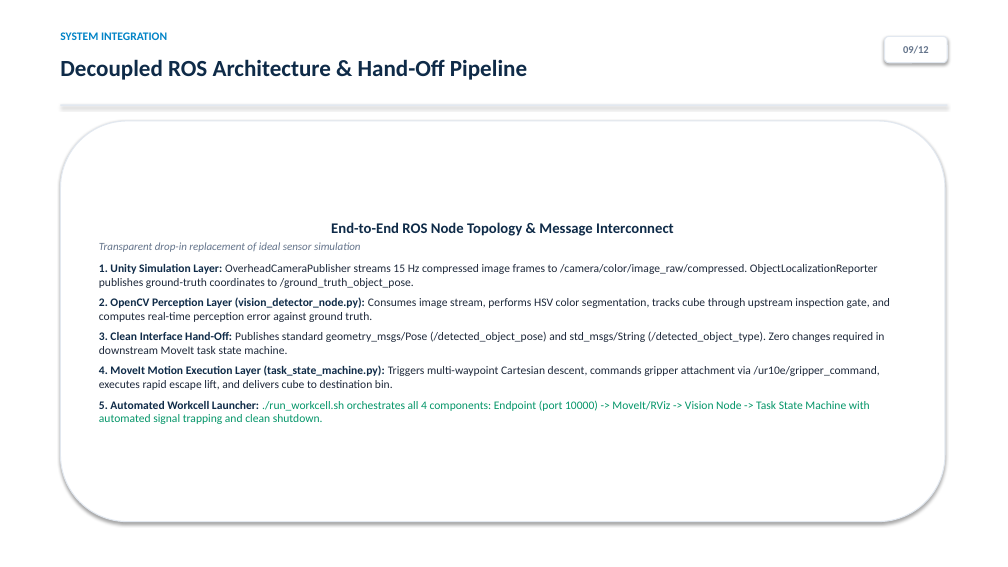
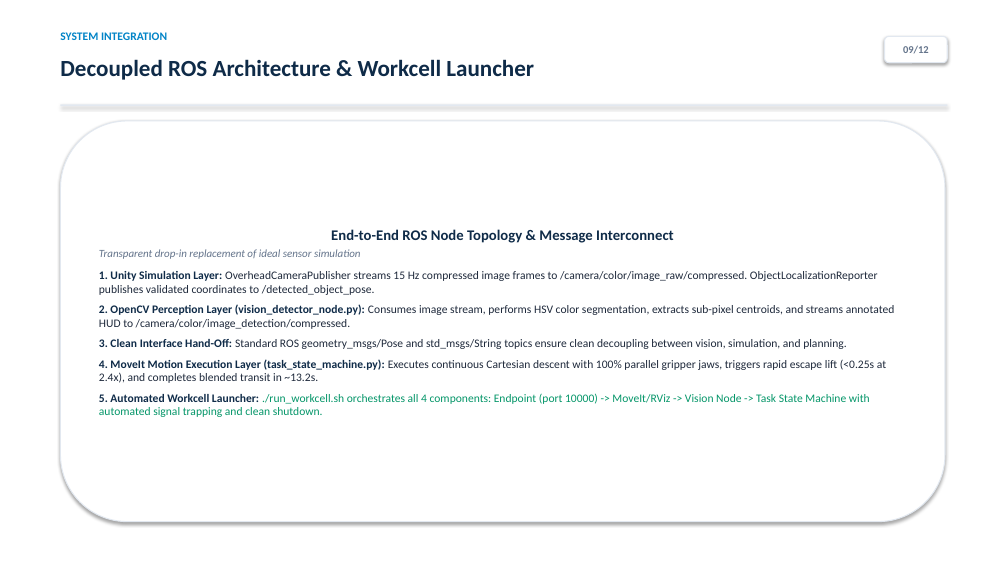
Before and after one commit to lnkduyy/VGU26-Project-UC8, a slide deck: slide 9 of docs/week07/UC8_Week07_Presentation.pptx. Drawn at 1008x567 pixels with LibreOffice and Linux fonts; fonts in the diff are those of the drawing. Boxes give left, top, right and bottom in pixels: in the first picture for what was removed or moved away, otherwise in the second. Text is boxed around its words. In the diff, an @@ line names an element or a change of style, - is before the commit and + after.

Commit message:
docs(week07): finalize PDF/PPTX presentations and benchmark analysis for front-tilted vision and parallel grasping

```diff
--- a/docs/week07/UC8_Week07_Presentation.pptx
+++ b/docs/week07/UC8_Week07_Presentation.pptx
@@ text at (60, 59, 534, 80): text changed @@
-Decoupled ROS Architecture & Hand-Off Pipeline
+Decoupled ROS Architecture & Workcell Launcher
@@ text in rounded rectangle at (99, 271, 895, 383): text changed @@
-1. Unity Simulation Layer: OverheadCameraPublisher streams 15 Hz compressed image frames to /camera/color/image_raw/compressed. ObjectLocalizationReporter publishes ground-truth coordinates to /ground_truth_object_pose.
-2. OpenCV Perception Layer (vision_detector_node.py): Consumes image stream, performs HSV color segmentation, tracks cube through upstream inspection gate, and computes real-time perception error against ground truth.
-3. Clean Interface Hand-Off: Publishes standard geometry_msgs/Pose (/detected_object_pose) and std_msgs/String (/detected_object_type). Zero changes required in downstream MoveIt task state machine.
-4. MoveIt Motion Execution Layer (task_state_machine.py): Triggers multi-waypoint Cartesian descent, commands gripper attachment via /ur10e/gripper_command, executes rapid escape lift, and delivers cube to destination bin.
+1. Unity Simulation Layer: OverheadCameraPublisher streams 15 Hz compressed image frames to /camera/color/image_raw/compressed. ObjectLocalizationReporter publishes validated coordinates to /detected_object_pose.
+2. OpenCV Perception Layer (vision_detector_node.py): Consumes image stream, performs HSV color segmentation, extracts sub-pixel centroids, and streams annotated HUD to /camera/color/image_detection/compressed.
+3. Clean Interface Hand-Off: Standard ROS geometry_msgs/Pose and std_msgs/String topics ensure clean decoupling between vision, simulation, and planning.
+4. MoveIt Motion Execution Layer (task_state_machine.py): Executes continuous Cartesian descent with 100% parallel gripper jaws, triggers rapid escape lift (<0.25s at 2.4x), and completes blended transit in ~13.2s.
```
Also in this commit, not shown: 9 other slides changed, 1 slide added, 1 slide removed, 10 other files.
